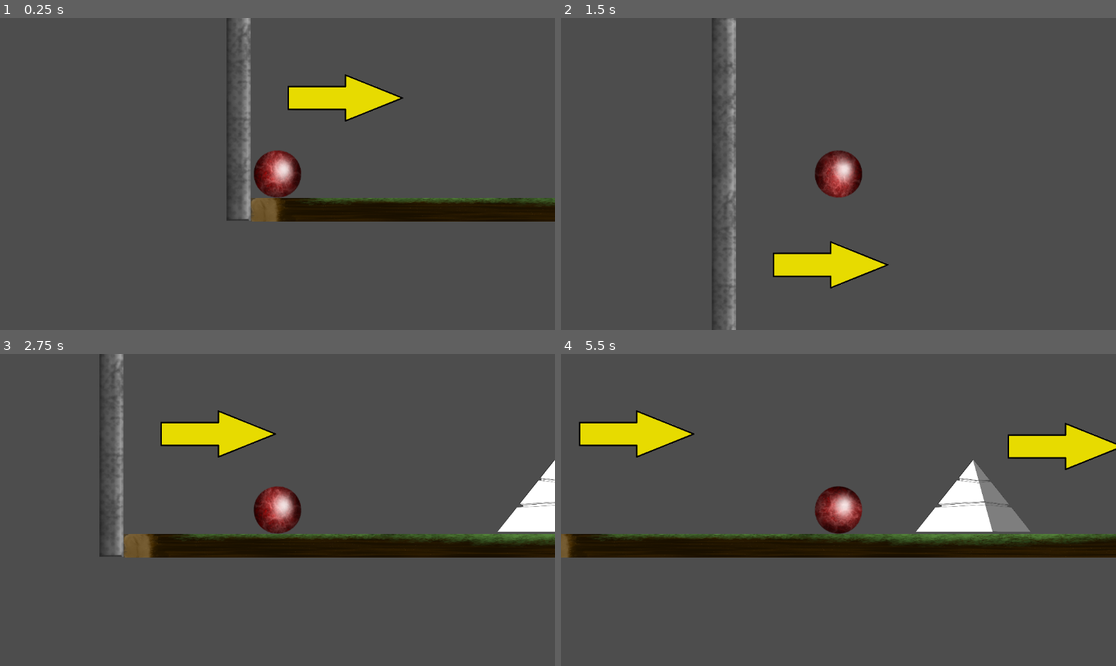
Above: before the commit, frames 1-4 (two rows, left to right).
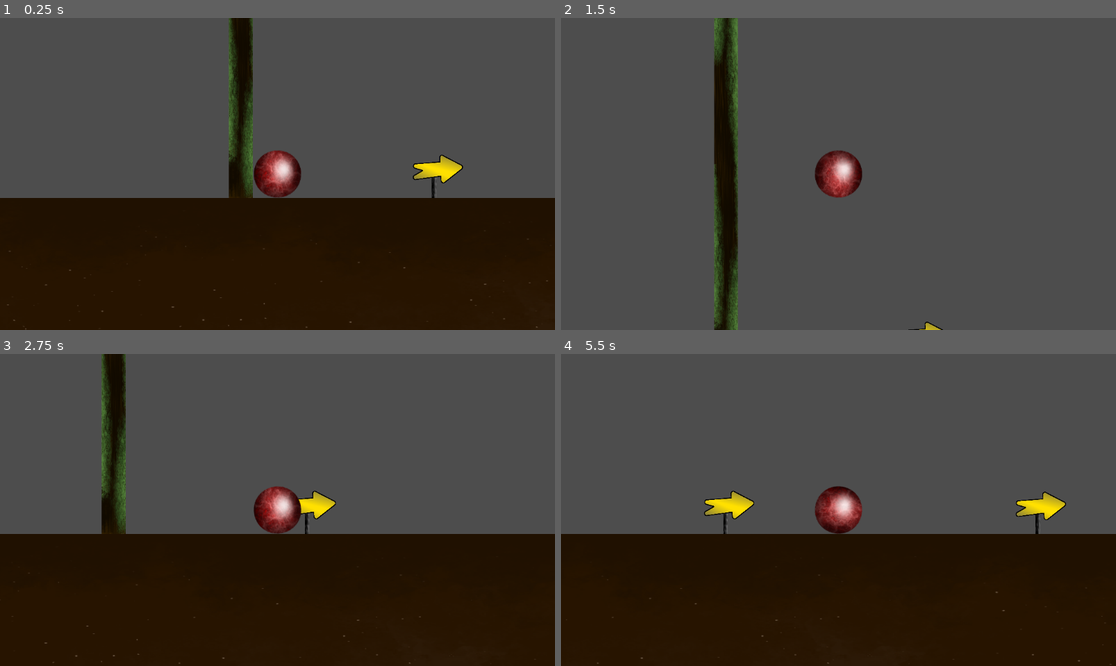
Above: after the commit, the same moments.

Repository: Cicadaware/Basic-Side-Scroller
Game: Godot game, scene res://node_2d.tscn
The game is run twice, just before and just after one commit, with the same random seed, the same clock (stepped at 60 frames per second) and the same inputs.
Inputs:
- Up to frame 1 (0.25 s): no input
- Up to frame 2 (1.5 s): tap Enter (ui_accept) at 0.5, 0.77 s; hold Right (ui_right) 0.53-1.28 s; hold Left (ui_left) from 1.28 s (still down)
- Up to frame 3 (2.75 s): tap Enter (ui_accept) at 1.52 s; release Left (ui_left) at 2.03 s; hold Right (ui_right) from 2.03 s (still down)
- Up to frame 4 (5.5 s): tap Enter (ui_accept) at 3.02, 3.77, 4.52 s; release Right (ui_right) at 3.53 s; hold Left (ui_left) from 3.53 s (still down)

The runs differ from the first frame. In frame 1, 44% of the frame differs, in the area x 0-100%, y 0-100%; in frame 2, 6.2%; in frame 3, 44%; in frame 4, 43%.

Commit message:
overhaul visuals, wooden theme

Diff:
--- a/node_2d.tscn
+++ b/node_2d.tscn
@@ -1,107 +1,181 @@
-[gd_scene load_steps=14 format=3 uid="uid://dmtml1es2u8tg"]
+[gd_scene load_steps=21 format=3 uid="uid://dmtml1es2u8tg"]
 
 [ext_resource type="Script" uid="uid://chwgfm4defjwi" path="res://player.gd" id="1_0e48y"]
 [ext_resource type="Script" uid="uid://dhfu1qlr5mc3l" path="res://node_2d.gd" id="1_kdubu"]
 [ext_resource type="Texture2D" uid="uid://pw3pxx865n8c" path="res://resources/ball.png" id="2_q6r6c"]
-[ext_resource type="Texture2D" uid="uid://c2pm2ps72mgyy" path="res://resources/floor.png" id="3_0hol4"]
-[ext_resource type="Texture2D" uid="uid://r0p0dlhdxsg" path="res://resources/triangle.png" id="4_0hol4"]
+[ext_resource type="Texture2D" uid="uid://bc42oasigc2b0" path="res://resources/arrowPost.png" id="2_x0ka3"]
 [ext_resource type="Texture2D" uid="uid://c4u82g56gpi0q" path="res://resources/arrow.png" id="5_q6r6c"]
 [ext_resource type="Texture2D" uid="uid://bu7wn55ajqr74" path="res://resources/ballshine.png" id="5_rj586"]
 [ext_resource type="Texture2D" uid="uid://chxkx7a6ug3m8" path="res://resources/woodenfloor.png" id="6_4d7sh"]
+[ext_resource type="Texture2D" uid="uid://by6hw2yny2jp7" path="res://resources/sandFloor.png" id="6_hqns4"]
 [ext_resource type="Texture2D" uid="uid://b0nss4iorpftg" path="res://resources/winflag.png" id="7_d21ai"]
 [ext_resource type="Texture2D" uid="uid://dmkfgqf75c4at" path="res://resources/woodenconnectedPlatform.png" id="8_ir8iy"]
+[ext_resource type="Texture2D" uid="uid://buyudrv5tymtm" path="res://resources/woodenFreePlatform.png" id="8_x0ka3"]
+[ext_resource type="Texture2D" uid="uid://cndyufnbe1a25" path="res://resources/woodenbeam.png" id="10_x0ka3"]
 
 [sub_resource type="CircleShape2D" id="CircleShape2D_epypp"]
 
+[sub_resource type="RectangleShape2D" id="RectangleShape2D_hqns4"]
+size = Vector2(128.75, 60.0523)
+
 [sub_resource type="RectangleShape2D" id="RectangleShape2D_q6r6c"]
-size = Vector2(128, 128)
+size = Vector2(128, 51.7772)
+
+[sub_resource type="RectangleShape2D" id="RectangleShape2D_0h7mo"]
+size = Vector2(123.2, 130.548)
+
+[sub_resource type="RectangleShape2D" id="RectangleShape2D_nr8wp"]
+size = Vector2(123.2, 130.548)
+
+[sub_resource type="RectangleShape2D" id="RectangleShape2D_d2bti"]
+size = Vector2(123.3, 130.548)
 
 [sub_resource type="RectangleShape2D" id="RectangleShape2D_d21ai"]
 size = Vector2(94.5, 221)
 
+[sub_resource type="RectangleShape2D" id="RectangleShape2D_x0ka3"]
+size = Vector2(130.932, 125.268)
+
 [node name="Node2D" type="Node2D"]
 script = ExtResource("1_kdubu")
 
+[node name="arrowPost" type="Sprite2D" parent="."]
+position = Vector2(96.25, -20.25)
+scale = Vector2(0.135714, 0.14939)
+texture = ExtResource("2_x0ka3")
+
+[node name="arrowPost2" type="Sprite2D" parent="."]
+position = Vector2(745, -23)
+scale = Vector2(0.135714, 0.14939)
+texture = ExtResource("2_x0ka3")
+
+[node name="arrowPost3" type="Sprite2D" parent="."]
+position = Vector2(1409, -258)
+scale = Vector2(0.135714, 0.14939)
+texture = ExtResource("2_x0ka3")
+
+[node name="arrowPost4" type="Sprite2D" parent="."]
+position = Vector2(1181, -480)
+scale = Vector2(0.135714, 0.14939)
+texture = ExtResource("2_x0ka3")
+
+[node name="arrowPost5" type="Sprite2D" parent="."]
+position = Vector2(1354, -714)
+scale = Vector2(0.135714, 0.14939)
+texture = ExtResource("2_x0ka3")
+
+[node name="arrowPost6" type="Sprite2D" parent="."]
+position = Vector2(1140, -998)
+scale = Vector2(0.135714, 0.14939)
+texture = ExtResource("2_x0ka3")
+
+[node name="arrowPost7" type="Sprite2D" parent="."]
+position = Vector2(1653, -1240)
+scale = Vector2(0.135714, 0.14939)
+texture = ExtResource("2_x0ka3")
+
 [node name="Arrow" type="Sprite2D" parent="."]
-position = Vector2(-88, -204)
-scale = Vector2(0.605887, 0.628513)
+position = Vector2(104, -56)
+scale = Vector2(0.22519, 0.237951)
+texture = ExtResource("5_q6r6c")
+
+[node name="Arrow2" type="Sprite2D" parent="."]
+position = Vector2(751, -54)
+scale = Vector2(0.22519, 0.237951)
+texture = ExtResource("5_q6r6c")
+
+[node name="arrowPost8" type="Sprite2D" parent="."]
+position = Vector2(3147.38, -452.625)
+scale = Vector2(0.135714, 0.14939)
+texture = ExtResource("2_x0ka3")
+
+[node name="arrowPost9" type="Sprite2D" parent="."]
+position = Vector2(3796.13, -455.375)
+scale = Vector2(0.135714, 0.14939)
+texture = ExtResource("2_x0ka3")
+
+[node name="Arrow15" type="Sprite2D" parent="."]
+position = Vector2(3155.13, -488.375)
+scale = Vector2(0.22519, 0.237951)
+texture = ExtResource("5_q6r6c")
+
+[node name="Arrow16" type="Sprite2D" parent="."]
+position = Vector2(3802.13, -486.375)
+scale = Vector2(0.22519, 0.237951)
 texture = ExtResource("5_q6r6c")
 
 [node name="Arrow7" type="Sprite2D" parent="."]
-position = Vector2(1769, -1381)
+position = Vector2(1664, -1270)
 rotation = 0.612836
-scale = Vector2(0.605887, 0.628513)
-texture = ExtResource("5_q6r6c")
+scale = Vector2(0.185716, 0.21561)
+texture = ExtResource("5_q6r6c")
+
+[node name="Arrow3" type="Sprite2D" parent="."]
+position = Vector2(1409, -282)
+rotation = -2.41671
+scale = Vector2(0.157189, 0.214412)
+texture = ExtResource("5_q6r6c")
+
+[node name="Arrow4" type="Sprite2D" parent="."]
+position = Vector2(1178.5, -507)
+rotation = -0.735509
+scale = Vector2(0.152156, 0.211263)
+texture = ExtResource("5_q6r6c")
+
+[node name="Arrow5" type="Sprite2D" parent="."]
+position = Vector2(1356, -728)
+rotation = -2.1936
+scale = Vector2(0.150133, 0.184681)
+texture = ExtResource("5_q6r6c")
+
+[node name="Arrow6" type="Sprite2D" parent="."]
+position = Vector2(1133, -1022)
+rotation = -0.519905
+scale = Vector2(0.173327, 0.186074)
+texture = ExtResource("5_q6r6c")
+
+[node name="arrowPost10" type="Sprite2D" parent="."]
+position = Vector2(4375.33, -686.961)
+scale = Vector2(0.135714, 0.14939)
+texture = ExtResource("2_x0ka3")
+
+[node name="arrowPost11" type="Sprite2D" parent="."]
+position = Vector2(4147.33, -908.961)
+scale = Vector2(0.135714, 0.14939)
+texture = ExtResource("2_x0ka3")
+
+[node name="arrowPost12" type="Sprite2D" parent="."]
+position = Vector2(4320.33, -1142.96)
+scale = Vector2(0.135714, 0.14939)
+texture = ExtResource("2_x0ka3")
+
+[node name="arrowPost13" type="Sprite2D" parent="."]
+position = Vector2(4106.33, -1426.96)
+scale = Vector2(0.135714, 0.14939)
+texture = ExtResource("2_x0ka3")
 
 [node name="Arrow8" type="Sprite2D" parent="."]
-position = Vector2(2238, -1030)
-rotation = 0.612836
-scale = Vector2(0.605887, 0.628513)
+position = Vector2(4375.33, -710.961)
+rotation = -2.41671
+scale = Vector2(0.157189, 0.214412)
 texture = ExtResource("5_q6r6c")
 
 [node name="Arrow9" type="Sprite2D" parent="."]
-position = Vector2(2757, -714)
-rotation = -0.00717378
-scale = Vector2(0.605887, 0.628513)
+position = Vector2(4144.83, -935.961)
+rotation = -0.735509
+scale = Vector2(0.152156, 0.211263)
 texture = ExtResource("5_q6r6c")
 
 [node name="Arrow10" type="Sprite2D" parent="."]
-position = Vector2(3578, -733)
-rotation = -0.00717378
-scale = Vector2(0.605887, 0.628513)
-texture = ExtResource("5_q6r6c")
-
-[node name="Arrow2" type="Sprite2D" parent="."]
-position = Vector2(802, -178)
-scale = Vector2(0.605887, 0.628513)
-texture = ExtResource("5_q6r6c")
-
-[node name="Arrow3" type="Sprite2D" parent="."]
-position = Vector2(1334, -357)
-rotation = -2.41671
-scale = Vector2(0.282707, 0.379693)
-texture = ExtResource("5_q6r6c")
-
-[node name="Arrow4" type="Sprite2D" parent="."]
-position = Vector2(1177, -594)
-rotation = -0.735509
-scale = Vector2(0.282707, 0.379693)
-texture = ExtResource("5_q6r6c")
-
-[node name="Arrow5" type="Sprite2D" parent="."]
-position = Vector2(1293, -853)
+position = Vector2(4322.33, -1156.96)
 rotation = -2.1936
-scale = Vector2(0.282707, 0.379693)
-texture = ExtResource("5_q6r6c")
-
-[node name="Arrow6" type="Sprite2D" parent="."]
-position = Vector2(1230, -1117)
+scale = Vector2(0.150133, 0.184681)
+texture = ExtResource("5_q6r6c")
+
+[node name="Arrow11" type="Sprite2D" parent="."]
+position = Vector2(4099.33, -1450.96)
 rotation = -0.519905
-scale = Vector2(0.282707, 0.379693)
-texture = ExtResource("5_q6r6c")
-
-[node name="Arrow11" type="Sprite2D" parent="."]
-position = Vector2(4296, -795)
-rotation = -2.41671
-scale = Vector2(0.282707, 0.379693)
-texture = ExtResource("5_q6r6c")
-
-[node name="Arrow12" type="Sprite2D" parent="."]
-position = Vector2(4139, -1032)
-rotation = -0.735509
-scale = Vector2(0.282707, 0.379693)
-texture = ExtResource("5_q6r6c")
-
-[node name="Arrow13" type="Sprite2D" parent="."]
-position = Vector2(4255, -1291)
-rotation = -2.1936
-scale = Vector2(0.282707, 0.379693)
-texture = ExtResource("5_q6r6c")
-
-[node name="Arrow14" type="Sprite2D" parent="."]
-position = Vector2(4192, -1555)
-rotation = -0.519905
-scale = Vector2(0.282707, 0.379693)
+scale = Vector2(0.173327, 0.186074)
 texture = ExtResource("5_q6r6c")
 
 [node name="Player" type="RigidBody2D" parent="." groups=["Player"]]
@@ -125,71 +199,73 @@
 
 [node name="Camera2D" type="Camera2D" parent="Player"]
 
-[node name="Ground" type="StaticBody2D" parent="." groups=["Ground"]]
-position = Vector2(618, 27)
-scale = Vector2(15.296, 0.383178)
-
-[node name="CollisionShape2D" type="CollisionShape2D" parent="Ground"]
-position = Vector2(5, 3)
-shape = SubResource("RectangleShape2D_q6r6c")
-
-[node name="Sprite2D" type="Sprite2D" parent="Ground"]
-position = Vector2(5.00131, 3.91463)
-scale = Vector2(0.0399819, 0.63939)
-texture = ExtResource("6_4d7sh")
-
-[node name="Pyramid" type="StaticBody2D" parent="." groups=["Ground"]]
-position = Vector2(641, -54)
-scale = Vector2(-3.41823, 0.805953)
-
-[node name="Sprite2D" type="Sprite2D" parent="Pyramid"]
-position = Vector2(9.0127, -26.8184)
-scale = Vector2(0.12626, 0.485941)
-texture = ExtResource("4_0hol4")
-
-[node name="CollisionPolygon2D" type="CollisionPolygon2D" parent="Pyramid"]
-position = Vector2(-8.48391, -19.8523)
-scale = Vector2(19.8316, 24.7876)
-polygon = PackedVector2Array(2.79994, 3.67267, 1.98265, 0.369649, 0.884191, -4.06972, -1.00208, 3.67267)
-
-[node name="Pyramid2" type="StaticBody2D" parent="." groups=["Ground"]]
-position = Vector2(3051, -481)
-scale = Vector2(-3.41823, 0.805953)
-
-[node name="Sprite2D" type="Sprite2D" parent="Pyramid2"]
-position = Vector2(9.0127, -26.8184)
-scale = Vector2(0.12626, 0.485941)
-texture = ExtResource("4_0hol4")
-
-[node name="CollisionPolygon2D" type="CollisionPolygon2D" parent="Pyramid2"]
-position = Vector2(-8.52759, -26.0235)
-scale = Vector2(19.8316, 24.7876)
-polygon = PackedVector2Array(2.79994, 3.67267, 1.98265, 0.369649, 0.884191, -4.06972, -1.00208, 3.67267)
-
 [node name="Ground4" type="StaticBody2D" parent="." groups=["Ground"]]
-position = Vector2(1485, -217)
-scale = Vector2(2, 0.383)
-
-[node name="CollisionShape2D" type="CollisionShape2D" parent="Ground4"]
-position = Vector2(5, 3)
-shape = SubResource("RectangleShape2D_q6r6c")
+position = Vector2(1486, -217)
+scale = Vector2(2, 0.383)
+constant_linear_velocity = Vector2(0, 0.035)
 
 [node name="Sprite2D" type="Sprite2D" parent="Ground4"]
 position = Vector2(4.8784, 23.4987)
 scale = Vector2(0.159696, 0.835509)
 texture = ExtResource("8_ir8iy")
 
+[node name="CollisionShape2D" type="CollisionShape2D" parent="Ground4" groups=["Ground"]]
+position = Vector2(5.375, -28.7206)
+shape = SubResource("RectangleShape2D_hqns4")
+
+[node name="Ground18" type="StaticBody2D" parent="." groups=["Ground"]]
+position = Vector2(1487, -1161)
+scale = Vector2(2, 0.383)
+constant_linear_velocity = Vector2(0, 0.035)
+
+[node name="Sprite2D" type="Sprite2D" parent="Ground18"]
+position = Vector2(4.8784, 23.4987)
+scale = Vector2(0.159696, 0.835509)
+texture = ExtResource("8_ir8iy")
+
+[node name="CollisionShape2D" type="CollisionShape2D" parent="Ground18" groups=["Ground"]]
+position = Vector2(5.375, -28.7206)
+shape = SubResource("RectangleShape2D_hqns4")
+
+[node name="Ground20" type="StaticBody2D" parent="." groups=["Ground"]]
+position = Vector2(4445, -1638)
+scale = Vector2(2, 0.383)
+constant_linear_velocity = Vector2(0, 0.035)
+
+[node name="Sprite2D" type="Sprite2D" parent="Ground20"]
+position = Vector2(4.8784, 23.4987)
+scale = Vector2(0.159696, 0.835509)
+texture = ExtResource("8_ir8iy")
+
+[node name="CollisionShape2D" type="CollisionShape2D" parent="Ground20" groups=["Ground"]]
+position = Vector2(5.375, -28.7206)
+shape = SubResource("RectangleShape2D_hqns4")
+
+[node name="Ground21" type="StaticBody2D" parent="." groups=["Ground"]]
+position = Vector2(4461, -646)
+scale = Vector2(2, 0.383)
+constant_linear_velocity = Vector2(0, 0.035)
+
+[node name="Sprite2D" type="Sprite2D" parent="Ground21"]
+position = Vector2(4.8784, 23.4987)
+scale = Vector2(0.159696, 0.835509)
+texture = ExtResource("8_ir8iy")
+
+[node name="CollisionShape2D" type="CollisionShape2D" parent="Ground21" groups=["Ground"]]
+position = Vector2(5.375, -28.7206)
+shape = SubResource("RectangleShape2D_hqns4")
+
 [node name="Ground5" type="StaticBody2D" parent="." groups=["Ground"]]
 position = Vector2(1090, -437)
 scale = Vector2(2, 0.383)
 
 [node name="Sprite2D" type="Sprite2D" parent="Ground5"]
-position = Vector2(5.034, 2.60975)
-scale = Vector2(0.197854, 5.16971)
-texture = ExtResource("3_0hol4")
+position = Vector2(6.75001, 5.22189)
+scale = Vector2(0.164375, 0.652747)
+texture = ExtResource("8_x0ka3")
 
 [node name="CollisionShape2D" type="CollisionShape2D" parent="Ground5"]
-position = Vector2(5, 3)
+position = Vector2(5, -33.111)
 shape = SubResource("RectangleShape2D_q6r6c")
 
 [node name="Ground6" type="StaticBody2D" parent="." groups=["Ground"]]
@@ -197,37 +273,63 @@
 scale = Vector2(2, 0.383)
 
 [node name="Sprite2D" type="Sprite2D" parent="Ground6"]
-position = Vector2(5.034, 2.60975)
-scale = Vector2(0.197854, 5.16971)
-texture = ExtResource("3_0hol4")
+position = Vector2(7.00005, 37.8592)
+scale = Vector2(0.165, 0.613575)
+texture = ExtResource("8_x0ka3")
 
 [node name="CollisionShape2D" type="CollisionShape2D" parent="Ground6"]
 position = Vector2(5, 3)
 shape = SubResource("RectangleShape2D_q6r6c")
 
-[node name="Ground7" type="StaticBody2D" parent="." groups=["Ground"]]
+[node name="Ground8" type="StaticBody2D" parent="." groups=["Ground"]]
 position = Vector2(1041, -965)
 scale = Vector2(2, 0.383)
 
-[node name="Sprite2D" type="Sprite2D" parent="Ground7"]
-position = Vector2(5.034, 2.60975)
-scale = Vector2(0.197854, 5.16971)
-texture = ExtResource("3_0hol4")
-
-[node name="CollisionShape2D" type="CollisionShape2D" parent="Ground7"]
-position = Vector2(5, 3)
-shape = SubResource("RectangleShape2D_q6r6c")
-
-[node name="Ground8" type="StaticBody2D" parent="." groups=["Ground"]]
-position = Vector2(1483, -1203)
-scale = Vector2(2, 0.383)
-
 [node name="Sprite2D" type="Sprite2D" parent="Ground8"]
-position = Vector2(5.034, 2.60975)
-scale = Vector2(0.197854, 5.16971)
-texture = ExtResource("3_0hol4")
+position = Vector2(7.00005, 37.8592)
+scale = Vector2(0.165, 0.613575)
+texture = ExtResource("8_x0ka3")
 
 [node name="CollisionShape2D" type="CollisionShape2D" parent="Ground8"]
+position = Vector2(5, 3)
+shape = SubResource("RectangleShape2D_q6r6c")
+
+[node name="Ground11" type="StaticBody2D" parent="." groups=["Ground"]]
+position = Vector2(4389, -1114)
+scale = Vector2(2, 0.383)
+
+[node name="Sprite2D" type="Sprite2D" parent="Ground11"]
+position = Vector2(7.00005, 37.8592)
+scale = Vector2(0.165, 0.613575)
+texture = ExtResource("8_x0ka3")
+
+[node name="CollisionShape2D" type="CollisionShape2D" parent="Ground11"]
+position = Vector2(5, 3)
+shape = SubResource("RectangleShape2D_q6r6c")
+
+[node name="Ground17" type="StaticBody2D" parent="." groups=["Ground"]]
+position = Vector2(4003, -1396)
+scale = Vector2(2, 0.383)
+
+[node name="Sprite2D" type="Sprite2D" parent="Ground17"]
+position = Vector2(7.00005, 37.8592)
+scale = Vector2(0.165, 0.613575)
+texture = ExtResource("8_x0ka3")
+
+[node name="CollisionShape2D" type="CollisionShape2D" parent="Ground17"]
+position = Vector2(5, 3)
+shape = SubResource("RectangleShape2D_q6r6c")
+
+[node name="Ground22" type="StaticBody2D" parent="." groups=["Ground"]]
+position = Vector2(4052, -868)
+scale = Vector2(2, 0.383)
+
+[node name="Sprite2D" type="Sprite2D" parent="Ground22"]
+position = Vector2(7.00005, 37.8592)
+scale = Vector2(0.165, 0.613575)
+texture = ExtResource("8_x0ka3")
+
+[node name="CollisionShape2D" type="CollisionShape2D" parent="Ground22"]
 position = Vector2(5, 3)
 shape = SubResource("RectangleShape2D_q6r6c")
 
@@ -251,106 +353,44 @@
 scale = Vector2(10, 0.383)
 
 [node name="Sprite2D" type="Sprite2D" parent="Ground15"]
-position = Vector2(5.034, 2.60975)
-scale = Vector2(0.197854, 5.16971)
-texture = ExtResource("3_0hol4")
+position = Vector2(4.96895, 2.94896)
+scale = Vector2(0.0399927, 0.647086)
+texture = ExtResource("10_x0ka3")
 
 [node name="CollisionShape2D" type="CollisionShape2D" parent="Ground15"]
-position = Vector2(5, 3)
-shape = SubResource("RectangleShape2D_q6r6c")
-
-[node name="Ground11" type="StaticBody2D" parent="." groups=["Ground"]]
-position = Vector2(4447, -648)
-scale = Vector2(2, 0.383)
-
-[node name="Sprite2D" type="Sprite2D" parent="Ground11"]
-position = Vector2(5.00002, 3.91642)
-scale = Vector2(0.198142, 5.11749)
-texture = ExtResource("3_0hol4")
-
-[node name="CollisionShape2D" type="CollisionShape2D" parent="Ground11"]
-position = Vector2(5, 3)
-shape = SubResource("RectangleShape2D_q6r6c")
-
-[node name="Ground12" type="StaticBody2D" parent="." groups=["Ground"]]
-position = Vector2(4052, -868)
-scale = Vector2(2, 0.383)
-
-[node name="Sprite2D" type="Sprite2D" parent="Ground12"]
-position = Vector2(5.034, 2.60975)
-scale = Vector2(0.197854, 5.16971)
-texture = ExtResource("3_0hol4")
-
-[node name="CollisionShape2D" type="CollisionShape2D" parent="Ground12"]
-position = Vector2(5, 3)
-shape = SubResource("RectangleShape2D_q6r6c")
-
-[node name="Ground13" type="StaticBody2D" parent="." groups=["Ground"]]
-position = Vector2(4390, -1114)
-scale = Vector2(2, 0.383)
-
-[node name="Sprite2D" type="Sprite2D" parent="Ground13"]
-position = Vector2(5.034, 2.60975)
-scale = Vector2(0.197854, 5.16971)
-texture = ExtResource("3_0hol4")
-
-[node name="CollisionShape2D" type="CollisionShape2D" parent="Ground13"]
-position = Vector2(5, 3)
-shape = SubResource("RectangleShape2D_q6r6c")
-
-[node name="Ground14" type="StaticBody2D" parent="." groups=["Ground"]]
-position = Vector2(4003, -1396)
-scale = Vector2(2, 0.383)
-
-[node name="Sprite2D" type="Sprite2D" parent="Ground14"]
-position = Vector2(5.034, 2.60975)
-scale = Vector2(0.197854, 5.16971)
-texture = ExtResource("3_0hol4")
-
-[node name="CollisionShape2D" type="CollisionShape2D" parent="Ground14"]
-position = Vector2(5, 3)
-shape = SubResource("RectangleShape2D_q6r6c")
-
-[node name="Ground16" type="StaticBody2D" parent="." groups=["Ground"]]
-position = Vector2(4445, -1634)
-scale = Vector2(2, 0.383)
-
-[node name="Sprite2D" type="Sprite2D" parent="Ground16"]
-position = Vector2(5.034, 2.60975)
-scale = Vector2(0.197854, 5.16971)
-texture = ExtResource("3_0hol4")
-
-[node name="CollisionShape2D" type="CollisionShape2D" parent="Ground16"]
-position = Vector2(5, 3)
-shape = SubResource("RectangleShape2D_q6r6c")
-
-[node name="Ground17" type="StaticBody2D" parent="."]
-position = Vector2(4611, -1069)
+position = Vector2(2.6, 2.60986)
+scale = Vector2(1, 0.999999)
+shape = SubResource("RectangleShape2D_0h7mo")
+
+[node name="Ground16" type="StaticBody2D" parent="."]
+position = Vector2(-304, -638)
 rotation = 1.5708
 scale = Vector2(10, 0.383)
 
-[node name="CollisionShape2D" type="CollisionShape2D" parent="Ground17"]
-position = Vector2(5, 3)
-shape = SubResource("RectangleShape2D_q6r6c")
-
-[node name="Sprite2D" type="Sprite2D" parent="Ground17/CollisionShape2D"]
-position = Vector2(0.0339966, -0.391602)
-scale = Vector2(0.197854, 5.16971)
-texture = ExtResource("3_0hol4")
-
-[node name="Ground3" type="StaticBody2D" parent="."]
-position = Vector2(-309, -638)
+[node name="Sprite2D" type="Sprite2D" parent="Ground16"]
+position = Vector2(4.96895, 2.94896)
+scale = Vector2(0.0399927, 0.647086)
+texture = ExtResource("10_x0ka3")
+
+[node name="CollisionShape2D" type="CollisionShape2D" parent="Ground16"]
+position = Vector2(2.59999, 2.61664)
+scale = Vector2(1, 1)
+shape = SubResource("RectangleShape2D_nr8wp")
+
+[node name="Ground19" type="StaticBody2D" parent="."]
+position = Vector2(4608, -1071)
 rotation = 1.5708
 scale = Vector2(10, 0.383)
 
-[node name="Sprite2D" type="Sprite2D" parent="Ground3"]
-position = Vector2(5.034, 2.60975)
-scale = Vector2(0.197854, 5.16971)
-texture = ExtResource("3_0hol4")
-
-[node name="CollisionShape2D" type="CollisionShape2D" parent="Ground3"]
-position = Vector2(4.99999, -0.000443459)
-shape = SubResource("RectangleShape2D_q6r6c")
+[node name="Sprite2D" type="Sprite2D" parent="Ground19"]
+position = Vector2(4.96895, 2.94896)
+scale = Vector2(0.0399927, 0.647086)
+texture = ExtResource("10_x0ka3")
+
+[node name="CollisionShape2D" type="CollisionShape2D" parent="Ground19"]
+position = Vector2(2.64997, 2.61133)
+scale = Vector2(1, 0.999999)
+shape = SubResource("RectangleShape2D_d2bti")
 
 [node name="Ground10" type="StaticBody2D" parent="." groups=["Ground"]]
 position = Vector2(3529, -405)
@@ -416,5 +456,18 @@
 grow_vertical = 2
 text = "Restart"
 
+[node name="Ground" type="StaticBody2D" parent="." groups=["Ground"]]
+position = Vector2(618, 27)
+scale = Vector2(15.296, 0.383178)
+
+[node name="Sprite2D" type="Sprite2D" parent="Ground"]
+position = Vector2(1.53634, 991.706)
+scale = Vector2(0.123991, 2.62933)
+texture = ExtResource("6_hqns4")
+
+[node name="CollisionShape2D" type="CollisionShape2D" parent="Ground"]
+position = Vector2(3.48915, 2.60976)
+shape = SubResource("RectangleShape2D_x0ka3")
+
 [connection signal="body_entered" from="WinArea" to="." method="_on_win_area_body_entered"]
 [connection signal="pressed" from="WinScreen/RestartButton" to="." method="_on_restart_button_pressed"]
Binary file changed: resources/arrow.png
Binary file added: resources/arrowPost.png
Not shown, added: resources/arrowPost.png.import
Binary file added: resources/mound.png
Not shown, added: resources/mound.png.import
Binary file added: resources/sandFloor.png
Not shown, added: resources/sandFloor.png.import
Binary file added: resources/woodenFreePlatform.png
Not shown, added: resources/woodenFreePlatform.png.import
Binary file added: resources/woodenbeam.png
Not shown, added: resources/woodenbeam.png.import
Binary file changed: resources/woodenfloor.png
(and 11 more such lines)
